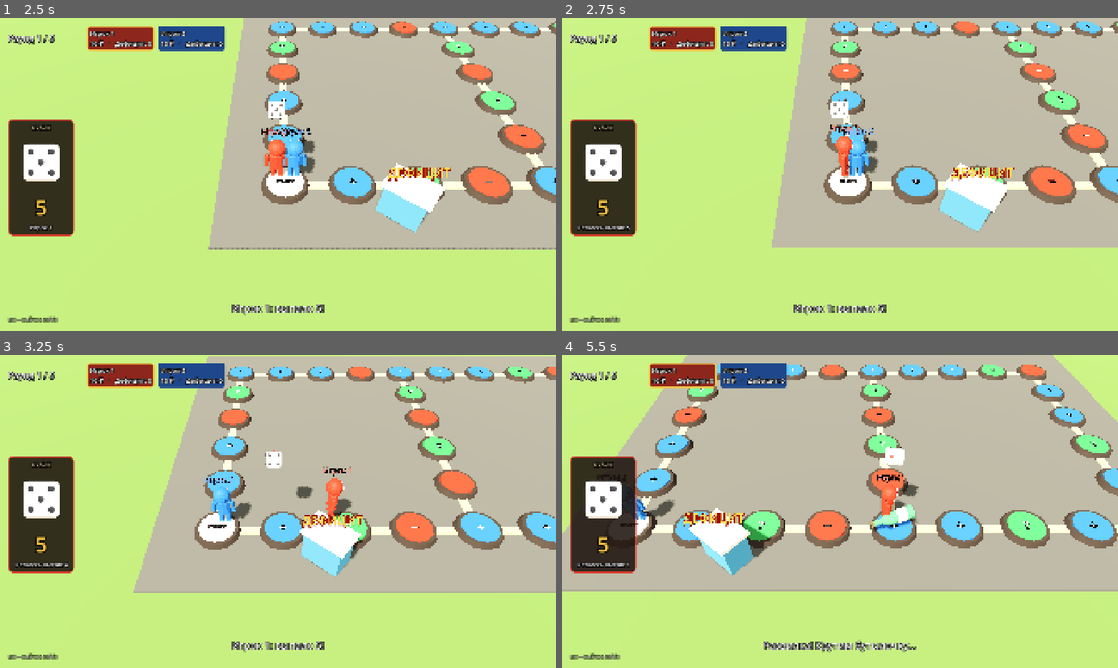
Above: before the commit, frames 1-4 (two rows, left to right).
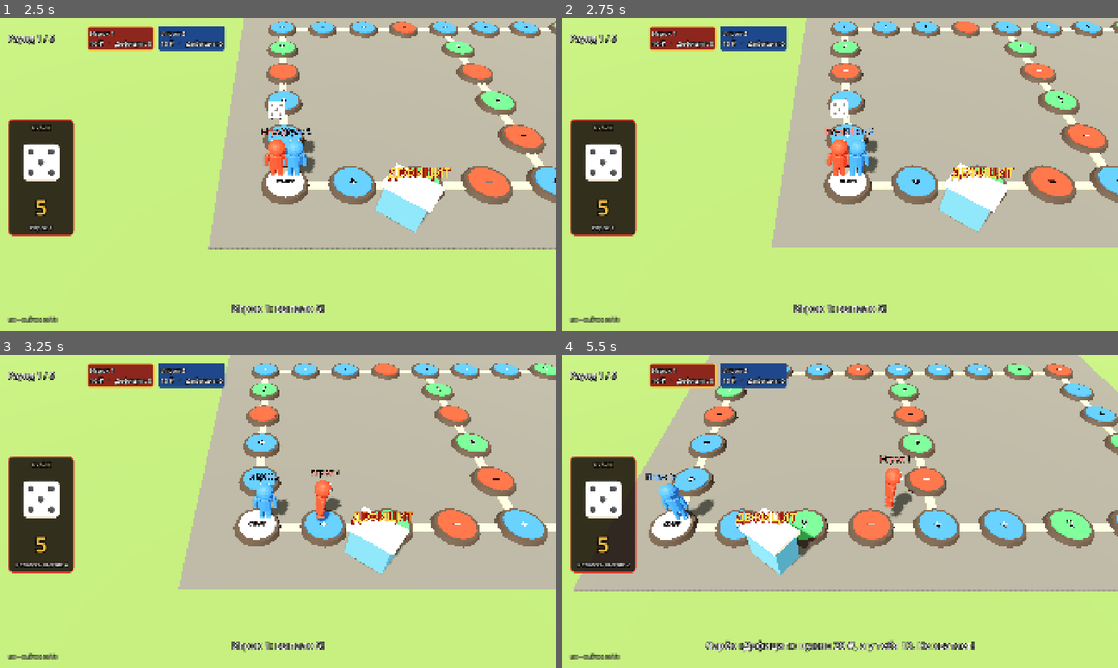
Above: after the commit, the same moments.

Repository: Gabrie1code/slavic-games
Game: Godot game, scene res://scenes/board/board_game.tscn
Two runs of this game, one before a commit and one after it. Both use one fixed random seed, a clock stepped at 60 frames per second and the inputs below. This scene is started directly instead of the project's main scene.
Inputs (mouse positions are in pixels of both pictures, inside the frame that each line leads up to):
- Up to frame 1 (2.5 s): tap Enter at 0.5, 1.35 s; move the mouse to (400, 158) at 0.52 s; hold D 0.53-1.28 s; tap E at 0.6 s; click (400, 158) at 0.67 s; tap Space at 0.77, 1.52 s; move the mouse to (166, 190) at 1.27 s; hold S 1.28-2.03 s; move the mouse to (333, 105) at 2.02 s; hold D from 2.03 s (still down); tap Keypad Enter at 2.1 s
- Up to frame 2 (2.75 s): keep holding D
- Up to frame 3 (3.25 s): move the mouse to (250, 574) at 2.77 s; release D at 2.78 s; hold W from 2.78 s (still down); tap Q at 2.85 s; click (250, 574) at 2.92 s; tap Space at 3.02 s
- Up to frame 4 (5.5 s): move the mouse to (1006, 558) at 3.52 s; release W at 3.53 s; hold A 3.53-5.03 s; tap Backspace at 3.6 s; tap Space at 3.77, 4.52 s; move the mouse to (673, 464) at 4.27 s; tap Shift at 4.35 s; move the mouse to (867, 511) at 5.02 s; hold S from 5.03 s (still down); tap E at 5.1 s; click (867, 511) at 5.17 s

Frame 1 is identical in both runs. In frame 2, 0.6% of the frame differs, in the area x 2-54%, y 26-69%; in frame 3, 24%; in frame 4, 26%, in the area x 0-100%, y 0-96%.

Commit message:
Кубик над фишкой прячется после броска
Кубик над головой схлопывается сразу после показа выпавшего числа, до начала
ходьбы. Во время шагов и на развилке с бутылочкой его нет — оставшиеся шаги
показывает крупный кубик слева.

Co-Authored-By: Claude Opus 5.5 <noreply@anthropic.com>
Claude-Session: https://claude.ai/code/session_01D8uwbRJurrt4bqrYm2joHC

Diff:
--- a/scenes/board/board_game.gd
+++ b/scenes/board/board_game.gd
@@ -167,6 +167,10 @@
 	await _throw_dice(roll)
 	_set_message("%s: выпало %d!" % [p.display_name, roll])
 	await get_tree().create_timer(0.6).timeout
+	# Кубик над головой исчезает до того, как фишка пойдёт: дальше шаги
+	# показывает только крупный кубик слева. Так над фишкой не бывает двух
+	# предметов сразу (кубика и бутылочки на развилке).
+	await _hide_dice()
 
 	var steps := roll
 	_hud_steps.text = "Осталось шагов: %d" % steps
@@ -178,16 +182,11 @@
 		await _hop(pawn, target.stand_position(p.slot))
 		stats.space_index = target.index
 		steps -= 1
-		# Кубик летит над фишкой и показывает, сколько шагов осталось.
-		_dice_pivot.global_position = pawn.global_position + Vector3.UP * DICE_HEIGHT
 		_hud_steps.text = "Осталось шагов: %d" % steps if steps > 0 else "Пришли!"
-		if steps > 0:
-			_show_dice_face(steps, 0.15)
 		# Проходя мимо ларька, можно купить дефицит.
 		if target.index == MatchState.deficit_space:
 			await _offer_deficit(p)
 
-	_dice_pivot.visible = false
 	await _apply_space(p, _spaces[stats.space_index])
 	_update_ui()
 
@@ -213,6 +212,16 @@
 	options[chosen].set_highlight(false)
 	_bottle.visible = false
 	return options[chosen]
+
+
+## Кубик над фишкой «схлопывается» и прячется.
+func _hide_dice() -> void:
+	var tween := create_tween()
+	tween.tween_property(_dice_pivot, "scale", Vector3.ONE * 0.01, 0.2) \
+		.set_trans(Tween.TRANS_BACK).set_ease(Tween.EASE_IN)
+	await tween.finished
+	_dice_pivot.visible = false
+	_dice_pivot.scale = Vector3.ONE
 
 
 ## Бросок: кубик подпрыгивает, кувыркается и встаёт выпавшей гранью к камере.
